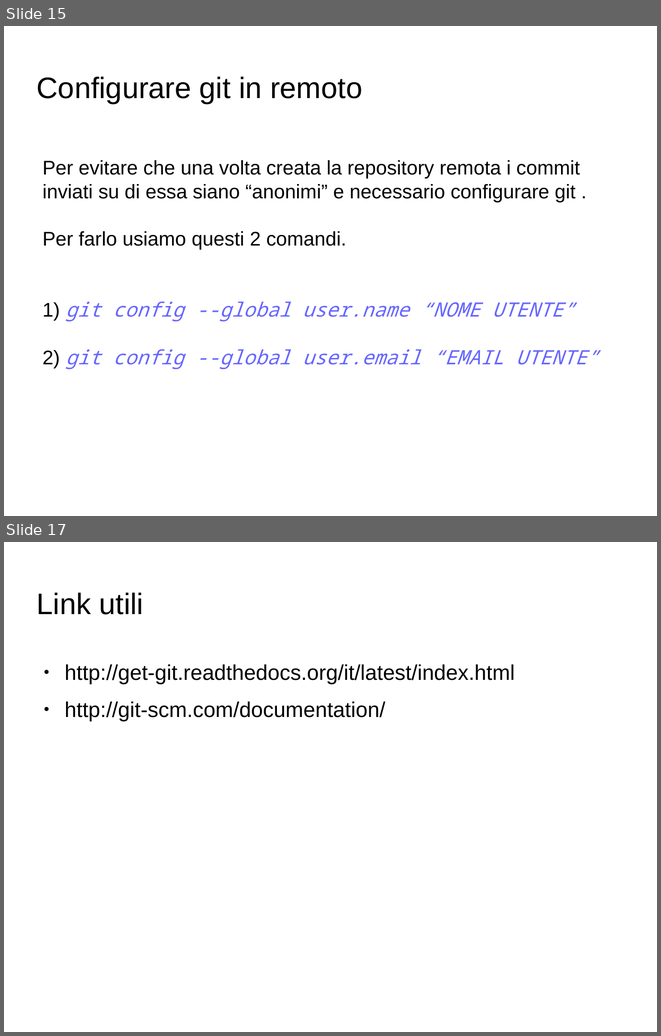
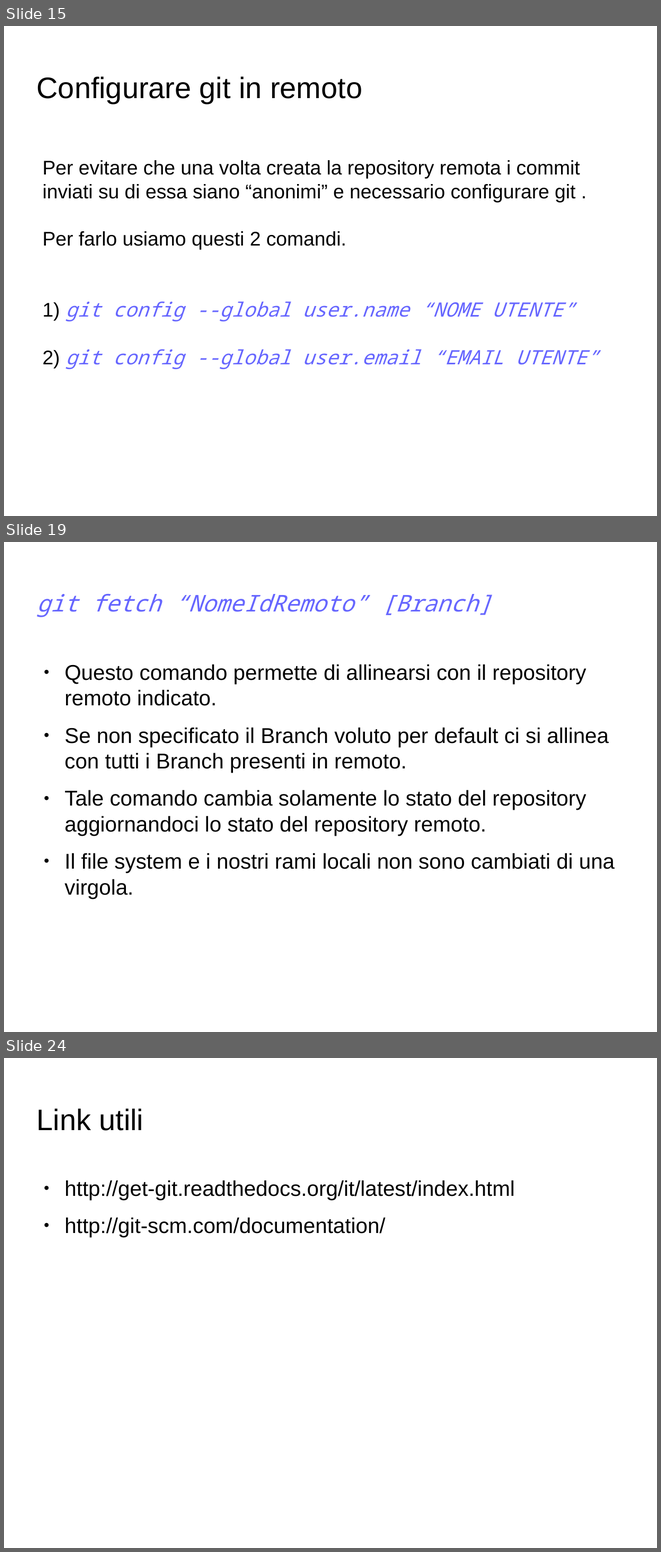
Before and after one commit to GioeleCicchini/Git-Presentation, a slide deck: presentazione git.odp. Shown one above the other, each under a label of ours: slides 15 and 17 before the commit, slides 15, 19 and 24 after it; the slides between them are not shown. The pictures are 661x1036 and 661x1552 pixels, drawn with LibreOffice and Linux fonts; fonts in the diff are those of the drawing; background and template pictures are left out. Boxes give left, top, right and bottom in pixels: in the first picture for what was removed or moved away, otherwise in the second. Text is boxed around its words. In the diff, an @@ line names an element or a change of style, - is before the commit and + after.

```diff
--- a/presentazione git.odp
+++ b/presentazione git.odp
@@ slide 19 added at [4,542,657,1032], background picture (left out) @@
@@ title added at [37,594,492,617], 28 pt, text #6666FF, italic @@
+git fetch “NomeIdRemoto” [Branch]
@@ text added at [64,664,615,899], 26 pt, text #000000 @@
+● Questo comando permette di allinearsi con il repository remoto indicato.
+● Se non specificato il Branch voluto per default ci si allinea con tutti i Branch presenti in remoto.
+● Tale comando cambia solamente lo stato del repository aggiornandoci lo stato del repository remoto.
+● Il file system e i nostri rami locali non sono cambiati di una virgola.
@@ what was slide 17 is now slide 24 @@
```
Also in this commit, not shown: 1 slide changed, 6 other slides added, 1 other file.
